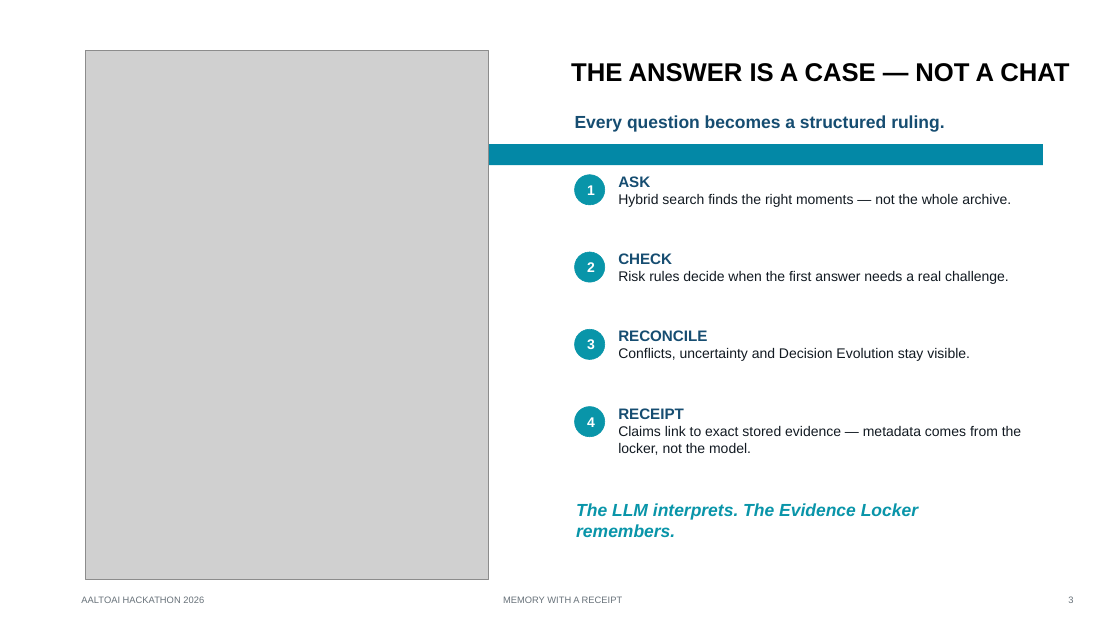
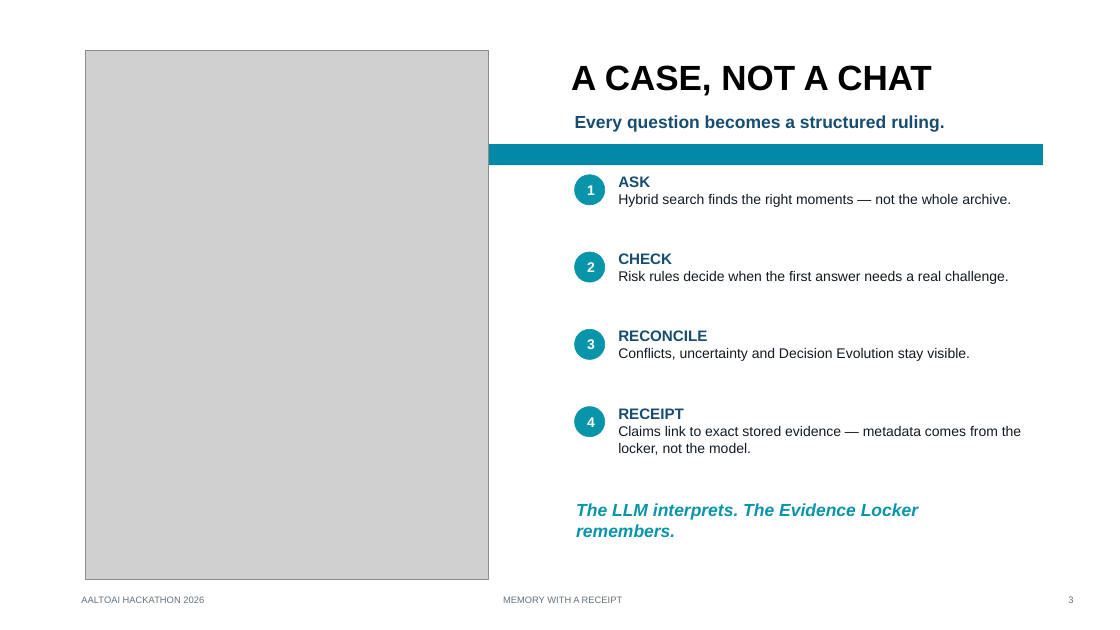
Before and after one commit to vietdoan0233/RelexChallenge, a slide deck: slide 3 of PITCH DECK - MEMORY WITH A RECEIPT - FINAL.pptx. Drawn at 1120x630 pixels with LibreOffice and Linux fonts; fonts in the diff are those of the drawing; grey boxes stand for pictures. Boxes give left, top, right and bottom in pixels: in the first picture for what was removed or moved away, otherwise in the second. Text is boxed around its words. In the diff, an @@ line names an element or a change of style, - is before the commit and + after.

```diff
--- a/PITCH DECK - MEMORY WITH A RECEIPT - FINAL.pptx
+++ b/PITCH DECK - MEMORY WITH A RECEIPT - FINAL.pptx
@@ text at (x1=571, y1=65, x2=932, y2=96): text changed; size 22 to 30 pt @@
-THE ANSWER IS A CASE — NOT A CHAT
+A CASE, NOT A CHAT
```
Also in this commit, not shown: 5 other slides changed, 1 other file.
